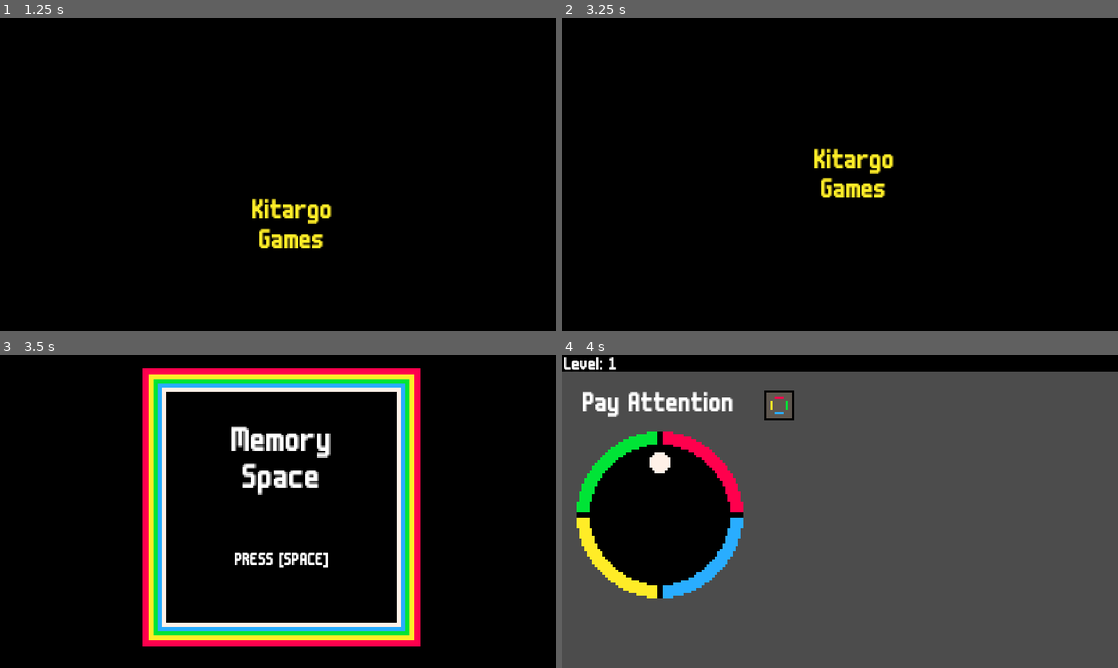
Above: before the commit, frames 1-4 (two rows, left to right).
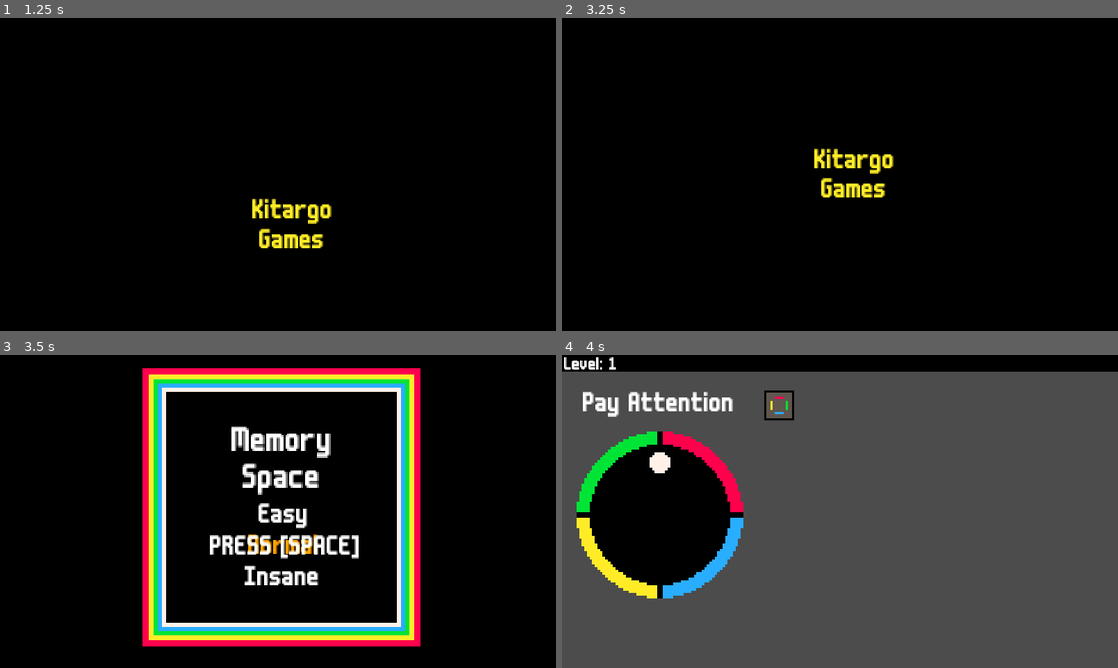
Above: after the commit, the same moments.

Repository: sugarvoid/memory-space
Game: Godot game, scene res://scene/SplashScreen.tscn
Same seed, same stepped clock (60 frames per second), same inputs: the game is played once before the commit and once after it.
Inputs:
- Up to frame 1 (1.25 s): tap Enter (ui_accept) at 0.5, 0.77 s; hold Space (space) from 0.53 s (still down)
- Up to frame 2 (3.25 s): release Space (space) at 1.28 s; tap Space (space) at 1.35, 2.85 s; tap Enter (ui_accept) at 1.52, 2, 2.75, 3.02 s; hold Space (space) 2.03-2.78 s
- Up to frame 3 (3.5 s): no input
- Up to frame 4 (4 s): tap Space (space) at 3.5 s; hold Space (space) from 3.53 s (still down); tap Enter (ui_accept) at 3.77 s

Frames 1-2 are identical in both runs. In frame 3, 2.4% of the frame differs, in the area x 37-65%, y 47-74%; in frame 4, nothing differs.

Commit message:
Changed current level to global. Added difficulty labels to main menu

Diff:
--- a/Game.gd
+++ b/Game.gd
@@ -25,7 +25,6 @@
 }
 
 var rng :RandomNumberGenerator
-var current_level: int
 var is_level_over: bool = false
 var state = GAME_STATE.BEFORE_ROUND
 var game_mode = GAME_MODE.NORMAL
@@ -50,7 +49,7 @@
 
 
 func _ready():
-	current_level = 1
+	Global.current_level = 1
 	rng = RandomNumberGenerator.new()
 	_fill_in_postions()
 
@@ -67,7 +66,7 @@
 	for c in square_container.get_children():
 		c.queue_free()
 
-	for l in current_level:
+	for l in Global.current_level:
 		_spawnSquare(square_pos[l])
 
 
@@ -80,7 +79,7 @@
 		GAME_STATE.BEFORE_ROUND:
 			$AnimationPlayer.play("start_round")
 		GAME_STATE.DURING:
-			if player_current_guess == self.current_level:
+			if player_current_guess == Global.current_level:
 				$Wheel/Ball.stop_rotating()
 				$Instructions2.visible = false
 				self.state = GAME_STATE.CHECKING
@@ -101,7 +100,7 @@
 
 
 func _update_level_label() -> void:
-	$LblLevel.text = level_string % str(current_level)
+	$LblLevel.text = level_string % str(Global.current_level)
 
 
 func _compare_squares() -> void:
@@ -163,11 +162,11 @@
 func _generate_level_pattern() -> void:
 	match(game_mode):
 		GAME_MODE.EASY:
-			desired_pattern = Global.EASY_MODE_PATTERN.slice(0, (current_level - 1) )
+			desired_pattern = Global.EASY_MODE_PATTERN.slice(0, (Global.current_level - 1) )
 		GAME_MODE.NORMAL:
-			desired_pattern = NORMAL_MODE_PATTERN.slice(0, (current_level - 1) )
+			desired_pattern = NORMAL_MODE_PATTERN.slice(0, (Global.current_level - 1) )
 		GAME_MODE.HARD:
-			for n in self.current_level:
+			for n in Global.current_level:
 				desired_pattern[n] = _get_random_number()
 
 
@@ -185,7 +184,7 @@
 
 
 func _check_results() -> void:
-	for n in self.current_level:
+	for n in Global.current_level:
 		pass
 		#square_container.get_child(n).set_result_sprite(player_seleted_pattern[n] == desired_pattern[n])
 		#square_container.get_child(n).show_result()
@@ -233,7 +232,7 @@
 	is_level_over = false
 	player_current_guess = 0
 
-	_resizeArrays(self.current_level)
+	_resizeArrays(Global.current_level)
 
 	_generate_level_pattern()
 
@@ -247,7 +246,7 @@
 		n.squre_sprite.frame = 4
 
 	if(player_seleted_pattern == desired_pattern):
-		current_level += 1
+		Global.current_level += 1
 		_start_new_level()
 	else:
 		var _x = get_tree().change_scene("res://scene/GameOver.tscn")
--- a/Global.gd
+++ b/Global.gd
@@ -21,3 +21,5 @@
 	0, 3, 1, 0, 3, 0, 2, 3, 0, 3,
 	0, 3, 1, 0, 3, 2, 1, 2, 1, 2
 ]
+
+var current_level: int
--- a/scene/GameOver.tscn
+++ b/scene/GameOver.tscn
@@ -53,8 +53,7 @@
 text = "Game Over"
 align = 1
 
-[node name="Label3" type="Label" parent="."]
-visible = false
+[node name="Progress" type="Label" parent="."]
 margin_left = 167.0
 margin_top = 172.0
 margin_right = 322.0
--- a/scene/MainScreen.tscn
+++ b/scene/MainScreen.tscn
@@ -27,9 +27,6 @@
 position = Vector2( 164, 15 )
 scale = Vector2( 2.5, 2.5 )
 script = ExtResource( 2 )
-__meta__ = {
-"_edit_group_": true
-}
 
 [node name="Background" type="Sprite" parent="."]
 position = Vector2( 61.6, 65.6 )
@@ -40,6 +37,36 @@
 position = Vector2( 64, 64 )
 texture = ExtResource( 3 )
 region_rect = Rect2( 0, 0, 1, 1 )
+
+[node name="VBoxContainer" type="VBoxContainer" parent="Sprite2"]
+margin_left = -16.8
+margin_top = -1.2
+margin_right = 23.2
+margin_bottom = 38.8
+rect_scale = Vector2( 0.8, 0.8 )
+
+[node name="Easy" type="Label" parent="Sprite2/VBoxContainer"]
+margin_right = 42.0
+margin_bottom = 14.0
+custom_fonts/font = ExtResource( 1 )
+text = "Easy"
+align = 1
+
+[node name="Normal" type="Label" parent="Sprite2/VBoxContainer"]
+margin_top = 18.0
+margin_right = 42.0
+margin_bottom = 32.0
+custom_fonts/font = ExtResource( 1 )
+text = "Normal"
+align = 1
+
+[node name="Insane" type="Label" parent="Sprite2/VBoxContainer"]
+margin_top = 36.0
+margin_right = 42.0
+margin_bottom = 50.0
+custom_fonts/font = ExtResource( 1 )
+text = "Insane"
+align = 1
 
 [node name="Title" type="Label" parent="Sprite2"]
 margin_left = -31.0
@@ -52,11 +79,12 @@
 align = 1
 
 [node name="Label" type="Label" parent="Sprite2"]
-margin_left = -25.745
-margin_top = 20.977
-margin_right = 78.255
-margin_bottom = 34.977
-rect_scale = Vector2( 0.5, 0.5 )
+visible = false
+margin_left = -33.2
+margin_top = 12.8
+margin_right = 51.8
+margin_bottom = 26.8
+rect_scale = Vector2( 0.8, 0.8 )
 custom_fonts/font = ExtResource( 1 )
 text = "PRESS [SPACE]"
 align = 1
--- a/script/GameOver.gd
+++ b/script/GameOver.gd
@@ -1,10 +1,17 @@
 extends Node2D
 
+const level_string = "You made it to level %s"
+
+
 var p_square = preload("res://FallingSqure.tscn")
+
+
 
 func _ready() -> void:
 	$AnimationPlayer.play("blink")
 	$AudioStreamPlayer.play()
+
+	$Progress.text = level_string % str(Global.current_level)
 
 
 func _input(event) -> void:
--- a/script/MainScreen.gd
+++ b/script/MainScreen.gd
@@ -1,12 +1,16 @@
 extends Node2D
 
 onready var tween = get_node("Tween")
+
+
+const hover_color: Color = Color('FFA300')
 
 func _ready() -> void:
 	$AnimationPlayer.play("blink")
 	tween.interpolate_property($AudioStreamPlayer, "volume_db", -80, 0, 1, 1, Tween.EASE_IN, 0)
 	tween.start()
 	$AudioStreamPlayer.play()
+	$Sprite2/VBoxContainer/Normal.add_color_override("font_color", hover_color)
 
 func _input(event) -> void:
 	if (event.is_action_released("space")):
